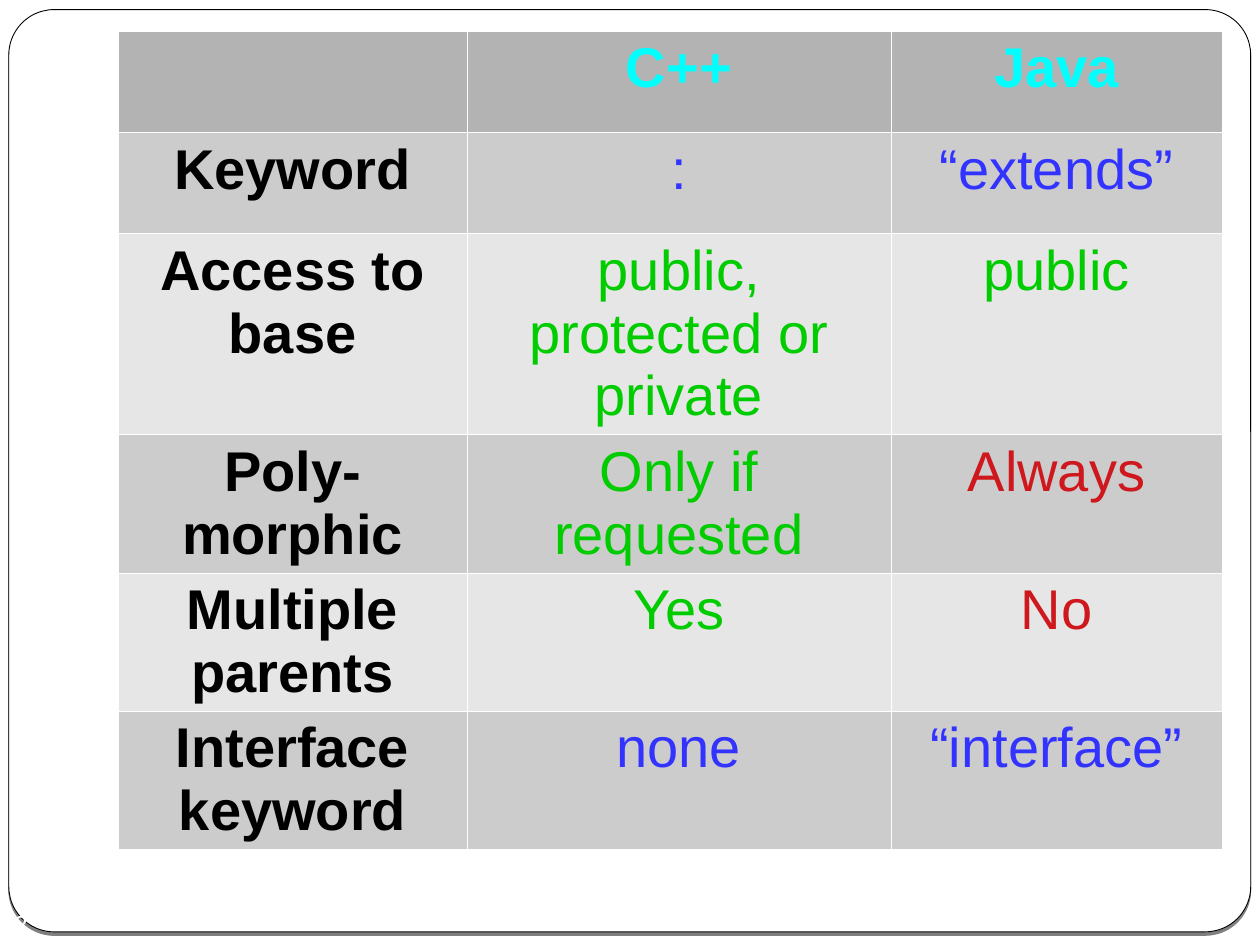
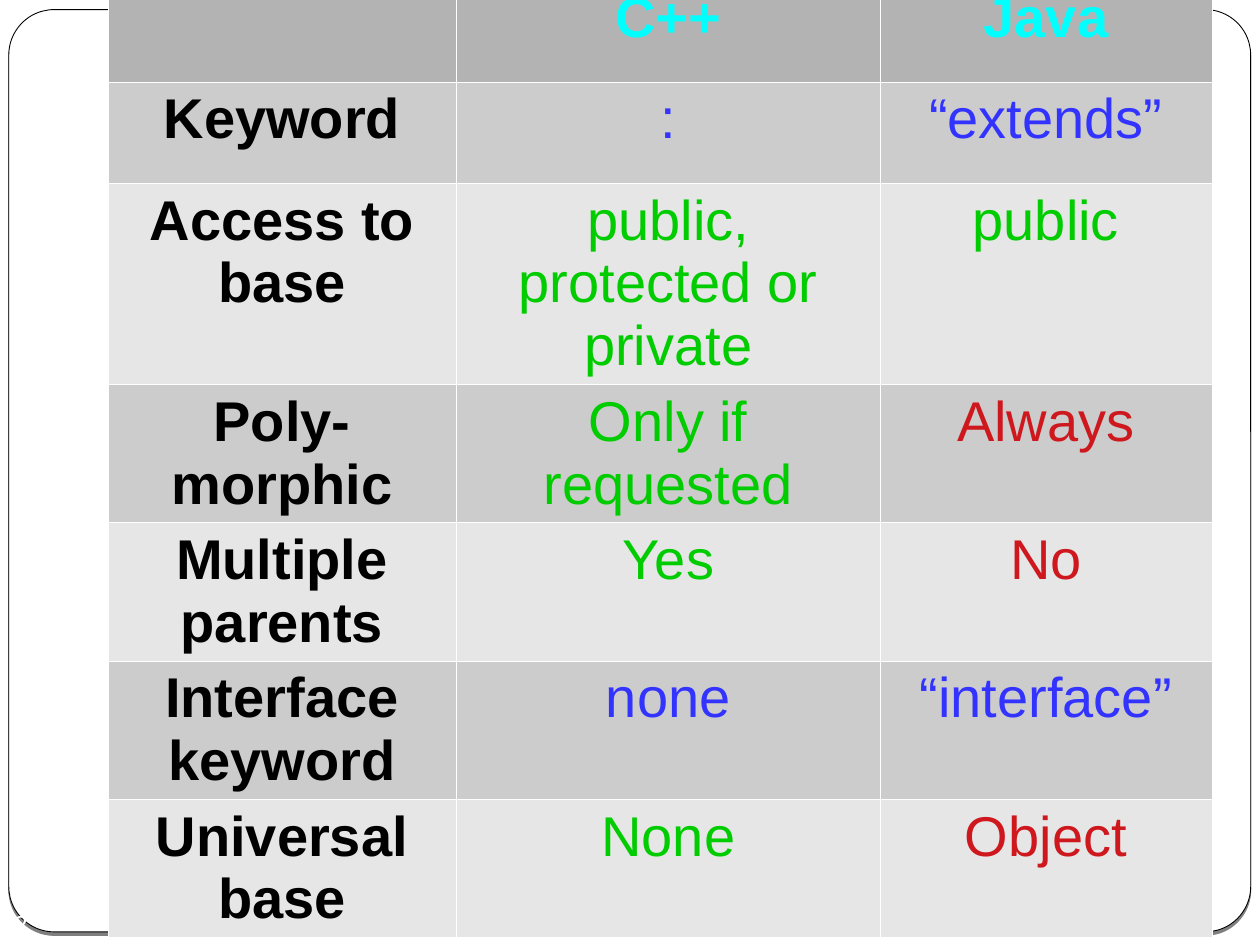
Before and after one commit to cpp-at-ariel/cpp-5780, a slide deck: slide 2 of 06-inheritance/slides-inheritance.odp. Drawn at 1260x945 pixels with LibreOffice and Linux fonts; fonts in the diff are those of the drawing. Boxes give left, top, right and bottom in pixels: in the first picture for what was removed or moved away, otherwise in the second. Text is boxed around its words. In the diff, an @@ line names an element or a change of style, - is before the commit and + after.

```diff
--- a/06-inheritance/slides-inheritance.odp
+++ b/06-inheritance/slides-inheritance.odp
@@ table at box(107, 0, 1211, 937) @@
+row 7: Universal base | None | Object
@@ table: place and size @@
-table at box(118, 30, 1222, 850)
+table at box(107, 0, 1211, 937)
```
Also in this commit, not shown: 2 other slides changed, 1 slide added, 4 other files.
